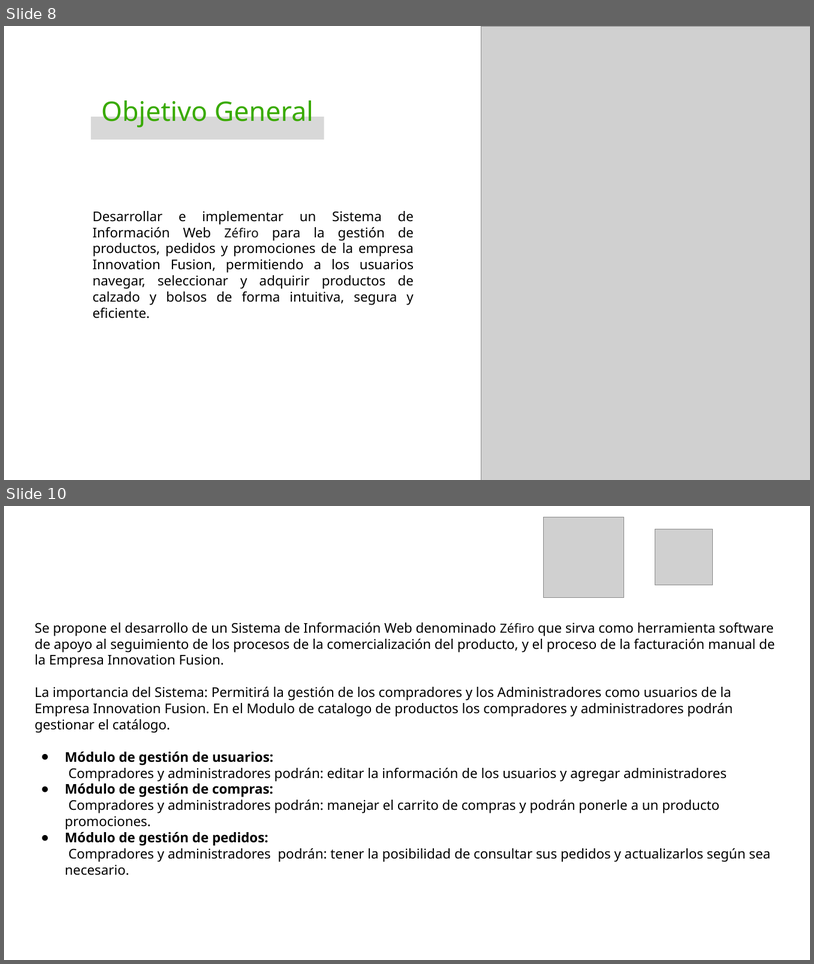
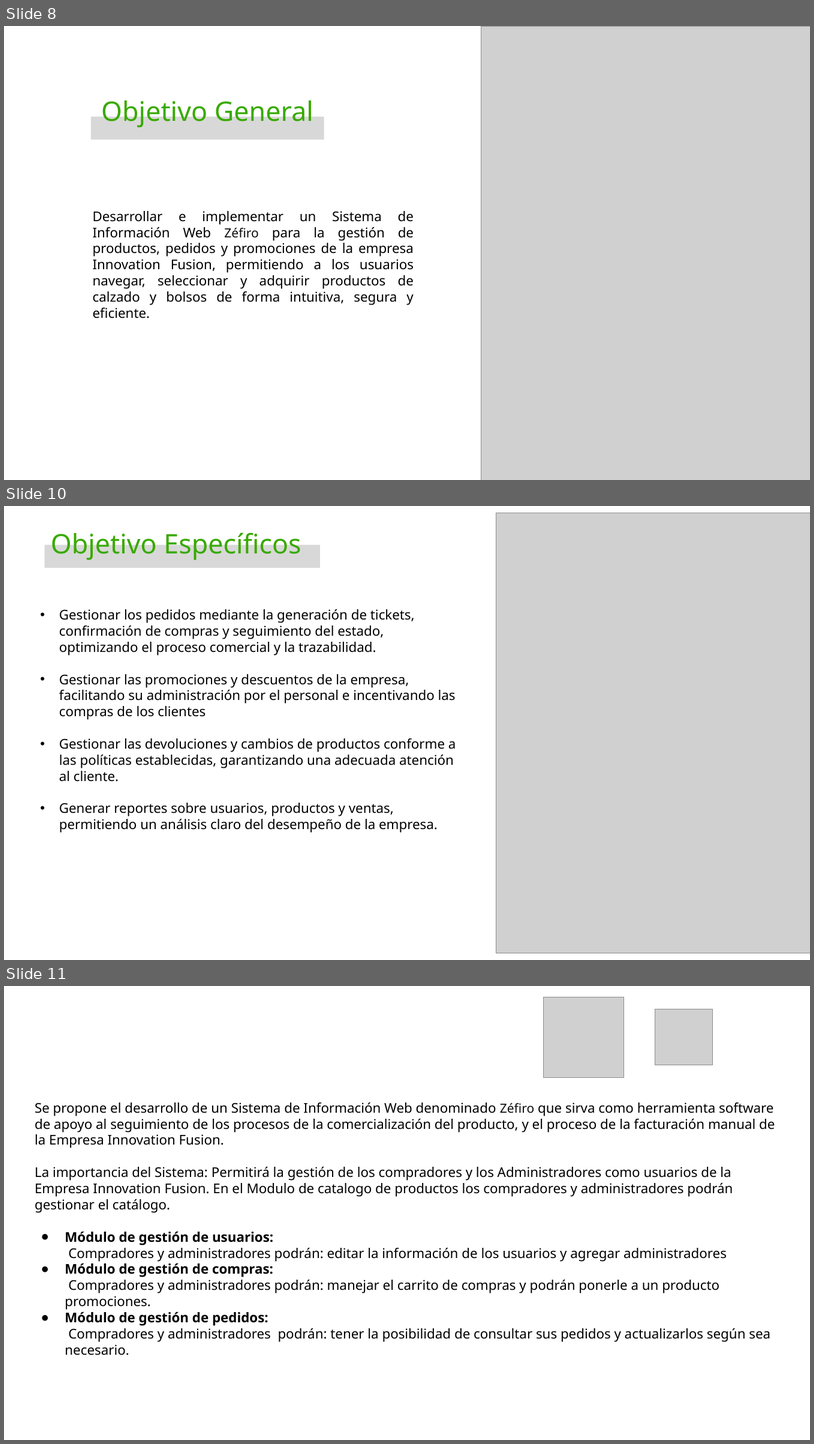
Before and after one commit to Katherin-22/zefiro, a slide deck: 01_proyecto/trim1/01_contextualizacion_proyecto/Presentación del Proyecto.pptx. Shown one above the other, each under a label of ours: slides 8 and 10 before the commit, slides 8, 10 and 11 after it; the slides between them are not shown. The pictures are 814x964 and 814x1444 pixels, drawn with LibreOffice and Linux fonts; fonts in the diff are those of the drawing; grey boxes stand for pictures; background and template pictures are left out. Boxes give left, top, right and bottom in pixels: in the first picture for what was removed or moved away, otherwise in the second. Text is boxed around its words. In the diff, an @@ line names an element or a change of style, - is before the commit and + after.

```diff
--- a/01_proyecto/trim1/01_contextualizacion_proyecto/Presentación del Proyecto.pptx
+++ b/01_proyecto/trim1/01_contextualizacion_proyecto/Presentación del Proyecto.pptx
@@ slide 10 added at [4, 506, 810, 960], background picture (left out) @@
@@ picture added at [497, 513, 810, 953] @@
@@ text added at [51, 532, 301, 560], 32 pt, text #38AA00 @@
+Objetivo Específicos
@@ rectangle added at [45, 545, 320, 568], fill #D8D8D8 @@
@@ text added at [59, 609, 456, 832], 16 pt, text #000000 @@
+• Gestionar los pedidos mediante la generación de tickets, confirmación de compras y seguimiento del estado, optimizando el proceso comercial y la trazabilidad.
+• Gestionar las promociones y descuentos de la empresa, facilitando su administración por el personal e incentivando las compras de los clientes
+• Gestionar las devoluciones y cambios de productos conforme a las políticas establecidas, garantizando una adecuada atención al cliente.
+• Generar reportes sobre usuarios, productos y ventas, permitiendo un análisis claro del desempeño de la empresa.
@@ what was slide 10 is now slide 11 @@
```
Also in this commit, not shown: 4 slides changed, 8 other slides added.
